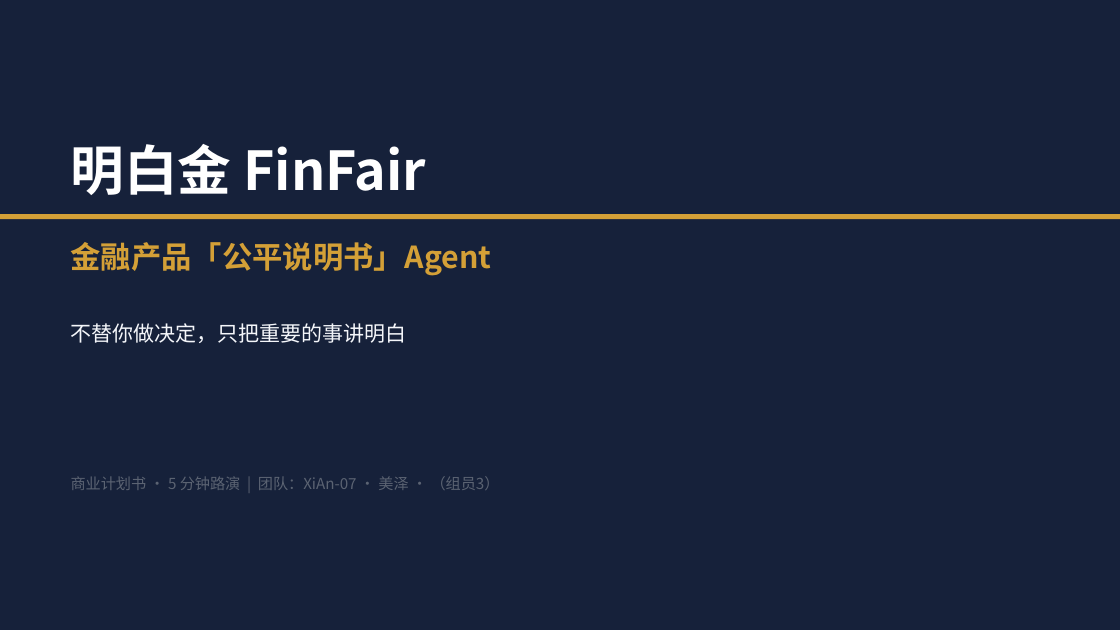
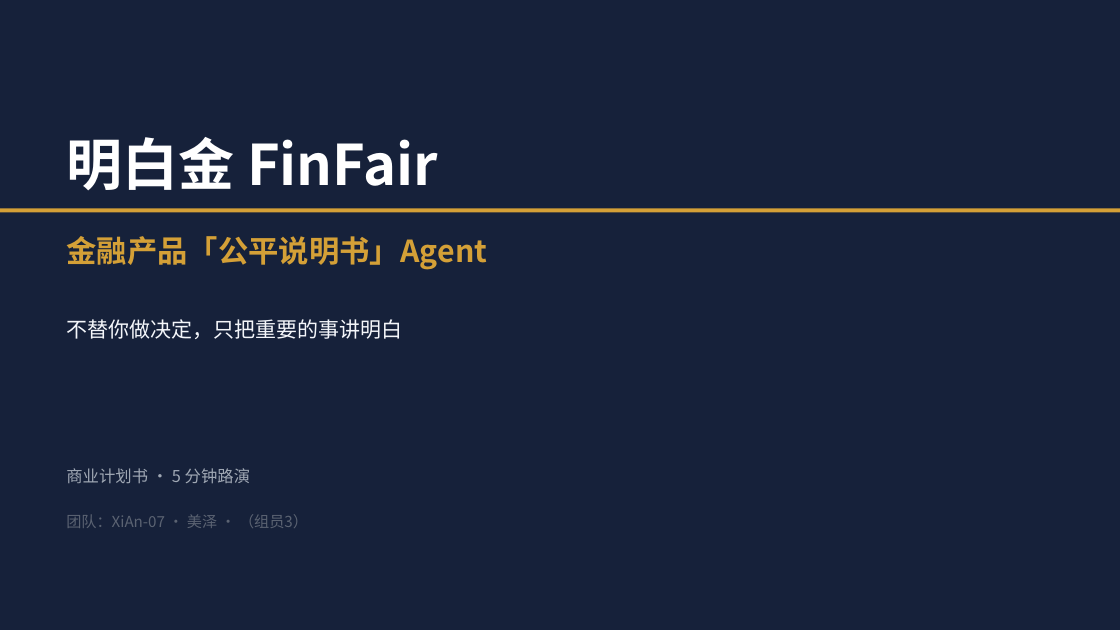
Before and after one commit to XiAn-07/FinFair, a slide deck: slide 1 of docs/商业计划书.pptx. Drawn at 1120x630 pixels with LibreOffice and Linux fonts; fonts in the diff are those of the drawing. Boxes give left, top, right and bottom in pixels: in the first picture for what was removed or moved away, otherwise in the second. Text is boxed around its words. In the diff, an @@ line names an element or a change of style, - is before the commit and + after.

```diff
--- a/docs/商业计划书.pptx
+++ b/docs/商业计划书.pptx
@@ text "明白金 FinFair": place and size @@
-text "明白金 FinFair" at (71, 144, 427, 195)
+text "明白金 FinFair" at (66, 137, 438, 190)
@@ text "明白金 FinFair" at (66, 137, 438, 190): size 46 to 48 pt @@
@@ rectangle: place and size @@
-rectangle at (0, 214, 1120, 219)
+rectangle at (0, 208, 1120, 213)
@@ text "金融产品「公平说明书」Agent": place and size @@
-text "金融产品「公平说明书」Agent" at (71, 242, 492, 276)
+text "金融产品「公平说明书」Agent" at (66, 236, 487, 270)
@@ text "不替你做决定，只把重要的事讲明白": place and size @@
-text "不替你做决定，只把重要的事讲明白" at (71, 323, 407, 343)
+text "不替你做决定，只把重要的事讲明白" at (66, 319, 402, 339)
@@ text at (66, 468, 250, 483): text changed; size 13 to 14 pt; text colour #5B6372 to #A0A8B4 @@
-商业计划书 · 5 分钟路演 | 团队：XiAn-07 · 美泽 · （组员3）
+商业计划书 · 5 分钟路演
@@ text added at (66, 514, 308, 528), 13 pt, text #5B6372 @@
+团队：XiAn-07 · 美泽 · （组员3）
```
Also in this commit, not shown: 11 other slides changed, 4 other files.
